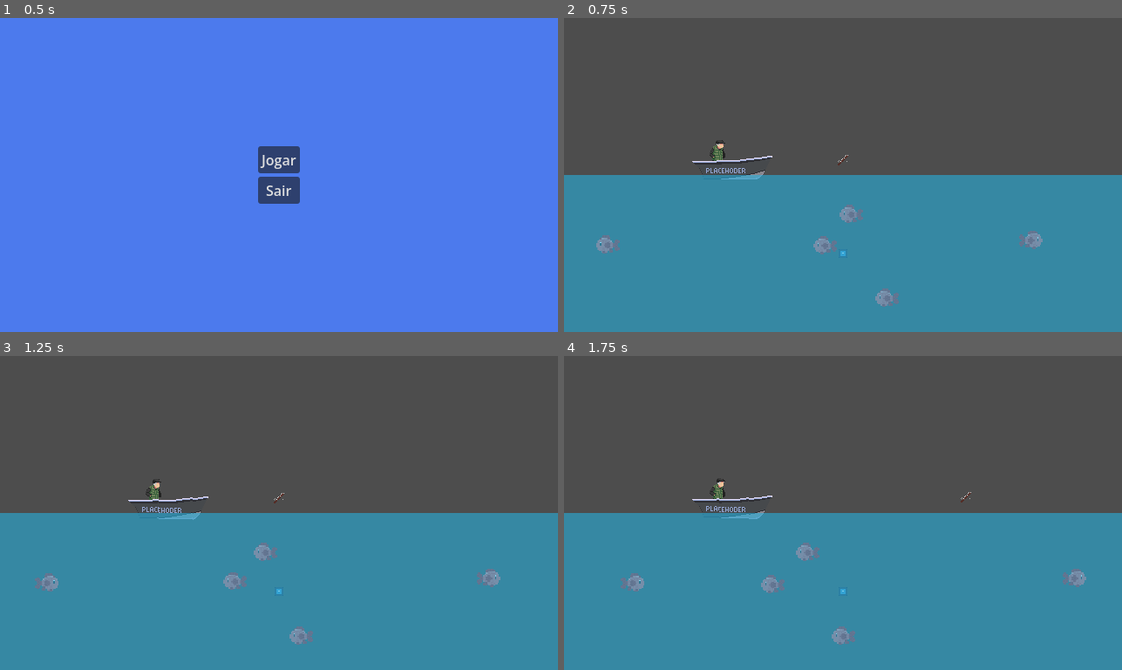
Above: before the commit, frames 1-4 (two rows, left to right).
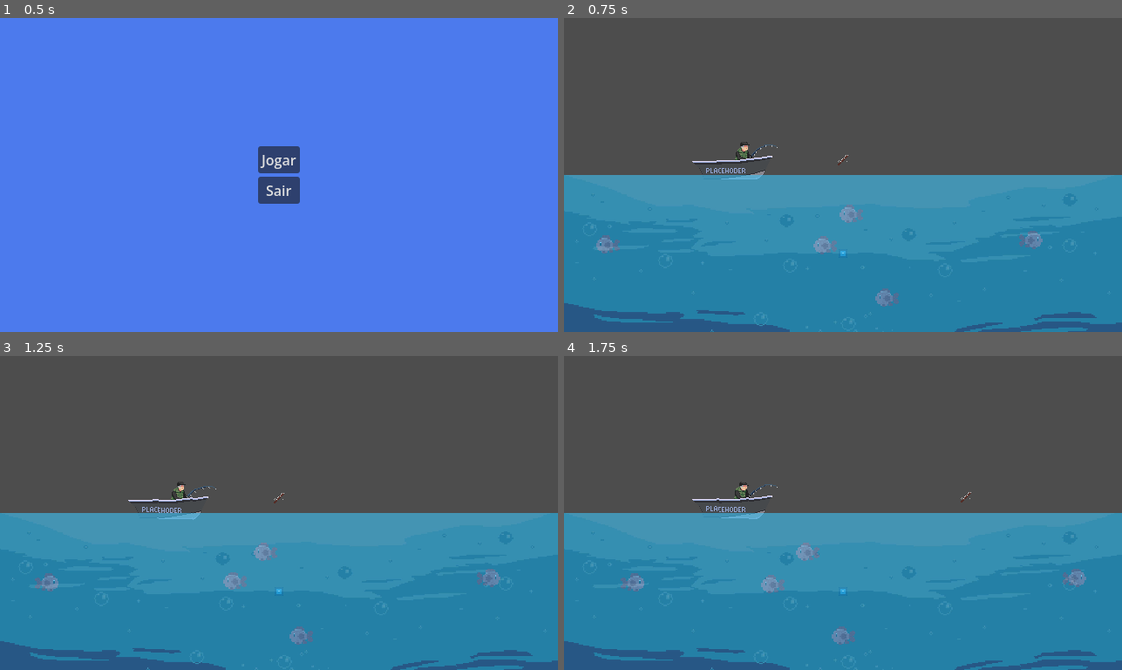
Above: after the commit, the same moments.

Repository: Bad-Onion/gyotaku
Game: Godot game, scene res://main.tscn
The game is run twice, just before and just after one commit, with the same random seed, the same clock (stepped at 60 frames per second) and the same inputs. The engine's default icon, where the game draws it, is replaced by a stand-in: a white triangle on a blue panel in a dark square.
Inputs (mouse positions are in pixels of both pictures, inside the frame that each line leads up to):
- Up to frame 1 (0.5 s): no input
- Up to frame 2 (0.75 s): click "Jogar" at 0.5 s
- Up to frame 3 (1.25 s): no input
- Up to frame 4 (1.75 s): move the mouse to (965, 497) at 1.27 s; click (965, 497) at 1.42 s

Frame 1 is identical in both runs. In frame 2, 2.9% of the frame differs, in the area x 0-100%, y 38-100%; in frame 3, 2.9%; in frame 4, 2.9%.

Commit message:
add animation sprites

Diff:
--- a/gyotaku/scenes/entities/fish/fish.tscn
+++ b/gyotaku/scenes/entities/fish/fish.tscn
@@ -1,7 +1,7 @@
 [gd_scene format=3 uid="uid://cgb7ob0db0t1f"]
 
 [ext_resource type="Script" uid="uid://baetghgq6xdu0" path="res://scenes/entities/fish/fish.gd" id="1_0xdpr"]
-[ext_resource type="Texture2D" uid="uid://cs5yobrwvgrao" path="res://assets/sprites/pixel-art-cartoon-fish-character-png.png" id="2_6bt7h"]
+[ext_resource type="Texture2D" uid="uid://cs5yobrwvgrao" path="res://assets/sprites/fishes/pixel-art-cartoon-fish-character-png.png" id="2_6bt7h"]
 
 [sub_resource type="CircleShape2D" id="CircleShape2D_5g8u2"]
 
--- a/gyotaku/scenes/interactables/fishing_cursor_ui/fishing_cursor_ui.tscn
+++ b/gyotaku/scenes/interactables/fishing_cursor_ui/fishing_cursor_ui.tscn
@@ -1,7 +1,7 @@
 [gd_scene format=3 uid="uid://up571wp5o825"]
 
-[ext_resource type="Texture2D" uid="uid://strfaqn8wah7" path="res://assets/sprites/a-retro-styled-pixel-art-illustration-of-a-fishing-rod-free-png.webp" id="1_7gxyw"]
-[ext_resource type="Texture2D" uid="uid://ccxha327uwpcl" path="res://assets/sprites/sr2e72fbd0562aws3.png" id="2_xla6n"]
+[ext_resource type="Texture2D" uid="uid://strfaqn8wah7" path="res://assets/sprites/HUD/a-retro-styled-pixel-art-illustration-of-a-fishing-rod-free-png.webp" id="1_7gxyw"]
+[ext_resource type="Texture2D" uid="uid://ccxha327uwpcl" path="res://assets/sprites/HUD/sr2e72fbd0562aws3.png" id="2_xla6n"]
 [ext_resource type="Script" uid="uid://df0awv8y88e4b" path="res://scenes/interactables/fishing_cursor_ui/fishing_cursor_ui.gd" id="3_2duka"]
 
 [node name="FishingCursorUI" type="Node2D" unique_id=782493889]
--- a/gyotaku/scenes/levels/level_1/level_1.tscn
+++ b/gyotaku/scenes/levels/level_1/level_1.tscn
@@ -2,32 +2,78 @@
 
 [ext_resource type="PackedScene" uid="uid://mp300i7css66" path="res://scenes/mechanics/fishing_bait_mechanic/fishing_hook.tscn" id="1_7uxs1"]
 [ext_resource type="Script" uid="uid://c6offhed2uwqi" path="res://scenes/levels/level_1/level_1.gd" id="1_58uyj"]
-[ext_resource type="Texture2D" uid="uid://cwc4wyukhft2b" path="res://assets/sprites/IdosoJapones.png" id="1_vmhy7"]
 [ext_resource type="Script" uid="uid://c8d754vqus2jd" path="res://scenes/mechanics/fishing_mechanic/fishing_mechanic_system.gd" id="2_3lh42"]
-[ext_resource type="Texture2D" uid="uid://crid57sx6bisi" path="res://assets/sprites/Barco.png" id="2_58uyj"]
+[ext_resource type="Texture2D" uid="uid://crid57sx6bisi" path="res://assets/sprites/boat/Barco.png" id="2_58uyj"]
+[ext_resource type="Texture2D" uid="uid://djljh5k7mj4fa" path="res://assets/backgrounds/shiva-arkaplann.jpg" id="2_napug"]
 [ext_resource type="Script" uid="uid://ci7g83sbukdl2" path="res://scenes/mechanics/fishing_mechanic/player_fishing_input.gd" id="3_vmhy7"]
 [ext_resource type="Script" uid="uid://d4im07ios3cej" path="res://scenes/mechanics/fishing_mechanic/fish_spawner.gd" id="4_58uyj"]
 [ext_resource type="Script" uid="uid://byhdwncbhrg0u" path="res://scenes/interactables/boat/boat_floating.gd" id="4_w3g2g"]
+[ext_resource type="Texture2D" uid="uid://dkuo3b67elw7v" path="res://assets/sprites/player/IdosoJapones-Sheet.png" id="5_napug"]
 [ext_resource type="PackedScene" uid="uid://cgb7ob0db0t1f" path="res://scenes/entities/fish/fish.tscn" id="5_ojo11"]
 [ext_resource type="PackedScene" uid="uid://up571wp5o825" path="res://scenes/interactables/fishing_cursor_ui/fishing_cursor_ui.tscn" id="9_31rk5"]
 [ext_resource type="Script" uid="uid://df0awv8y88e4b" path="res://scenes/interactables/fishing_cursor_ui/fishing_cursor_ui.gd" id="10_w3g2g"]
+
+[sub_resource type="AtlasTexture" id="AtlasTexture_napug"]
+atlas = ExtResource("5_napug")
+region = Rect2(0, 210, 100, 70)
+
+[sub_resource type="AtlasTexture" id="AtlasTexture_1jeig"]
+atlas = ExtResource("5_napug")
+region = Rect2(100, 210, 100, 70)
+
+[sub_resource type="AtlasTexture" id="AtlasTexture_hhmec"]
+atlas = ExtResource("5_napug")
+region = Rect2(200, 210, 100, 70)
+
+[sub_resource type="AtlasTexture" id="AtlasTexture_wfdrs"]
+atlas = ExtResource("5_napug")
+region = Rect2(300, 210, 100, 70)
+
+[sub_resource type="AtlasTexture" id="AtlasTexture_ldw0e"]
+atlas = ExtResource("5_napug")
+region = Rect2(400, 210, 100, 70)
+
+[sub_resource type="AtlasTexture" id="AtlasTexture_rmnd1"]
+atlas = ExtResource("5_napug")
+region = Rect2(500, 210, 100, 70)
+
+[sub_resource type="SpriteFrames" id="SpriteFrames_wloe5"]
+animations = [{
+"frames": [{
+"duration": 1.0,
+"texture": SubResource("AtlasTexture_napug")
+}, {
+"duration": 1.0,
+"texture": SubResource("AtlasTexture_1jeig")
+}, {
+"duration": 1.0,
+"texture": SubResource("AtlasTexture_hhmec")
+}, {
+"duration": 1.0,
+"texture": SubResource("AtlasTexture_wfdrs")
+}, {
+"duration": 1.0,
+"texture": SubResource("AtlasTexture_ldw0e")
+}, {
+"duration": 1.0,
+"texture": SubResource("AtlasTexture_rmnd1")
+}],
+"loop": true,
+"name": &"default",
+"speed": 3.0
+}]
 
 [node name="Level1" type="Node2D" unique_id=1565577455]
 script = ExtResource("1_58uyj")
 
 [node name="Background" type="Node" parent="." unique_id=2001595502]
 
-[node name="Water" type="ColorRect" parent="Background" unique_id=1337434954]
+[node name="Water" type="Sprite2D" parent="Background" unique_id=1963824193]
+modulate = Color(0.2784314, 0.78431374, 1, 0.6117647)
 z_index = 3
-anchors_preset = 12
-anchor_top = 1.0
-anchor_right = 1.0
-anchor_bottom = 1.0
-offset_top = -180.0
-grow_horizontal = 2
-grow_vertical = 0
-mouse_filter = 2
-color = Color(0.14768377, 0.696969, 0.88238794, 0.58431375)
+position = Vector2(320, 360)
+scale = Vector2(0.33399886, 0.33399886)
+texture = ExtResource("2_napug")
 
 [node name="Boat" type="Node" parent="." unique_id=439834229]
 
@@ -37,12 +83,14 @@
 texture = ExtResource("2_58uyj")
 script = ExtResource("4_w3g2g")
 
-[node name="Player" type="Sprite2D" parent="Boat/Boat" unique_id=393233768]
+[node name="Player" type="AnimatedSprite2D" parent="Boat/Boat" unique_id=2146925344]
 z_index = 1
 z_as_relative = false
-position = Vector2(-16, -12)
+position = Vector2(14, -25.836533)
 scale = Vector2(0.95152205, 0.9515222)
-texture = ExtResource("1_vmhy7")
+sprite_frames = SubResource("SpriteFrames_wloe5")
+autoplay = "default"
+frame_progress = 0.75292003
 
 [node name="FishingMechanicSystem" type="Node" parent="." unique_id=976759568 node_paths=PackedStringArray("input_system", "center_point")]
 unique_name_in_owner = true
Binary file added: gyotaku/assets/backgrounds/shiva-arkaplann.jpg
Not shown, changed: gyotaku/assets/backgrounds/shiva-arkaplann.jpg.import
Renamed: gyotaku/assets/sprites/a-retro-styled-pixel-art-illustration-of-a-fishing-rod-free-png.webp -> gyotaku/assets/sprites/HUD/a-retro-styled-pixel-art-illustration-of-a-fishing-rod-free-png.webp
Not shown, added: gyotaku/assets/sprites/HUD/a-retro-styled-pixel-art-illustration-of-a-fishing-rod-free-png.webp.import
Renamed: gyotaku/assets/sprites/sr2e72fbd0562aws3.png -> gyotaku/assets/sprites/HUD/sr2e72fbd0562aws3.png
Not shown, changed: gyotaku/assets/sprites/HUD/sr2e72fbd0562aws3.png.import
Renamed: gyotaku/assets/sprites/Barco.png -> gyotaku/assets/sprites/boat/Barco.png
Not shown, changed: gyotaku/assets/sprites/boat/Barco.png.import
Renamed: gyotaku/assets/sprites/pixel-art-cartoon-fish-character-png.png -> gyotaku/assets/sprites/fishes/pixel-art-cartoon-fish-character-png.png
Not shown, changed: gyotaku/assets/sprites/fishes/pixel-art-cartoon-fish-character-png.png.import
Binary file added: gyotaku/assets/sprites/player/IdosoJapones-Sheet.png
Not shown, changed: gyotaku/assets/sprites/player/IdosoJapones-Sheet.png.import
(and 2 more such lines)
